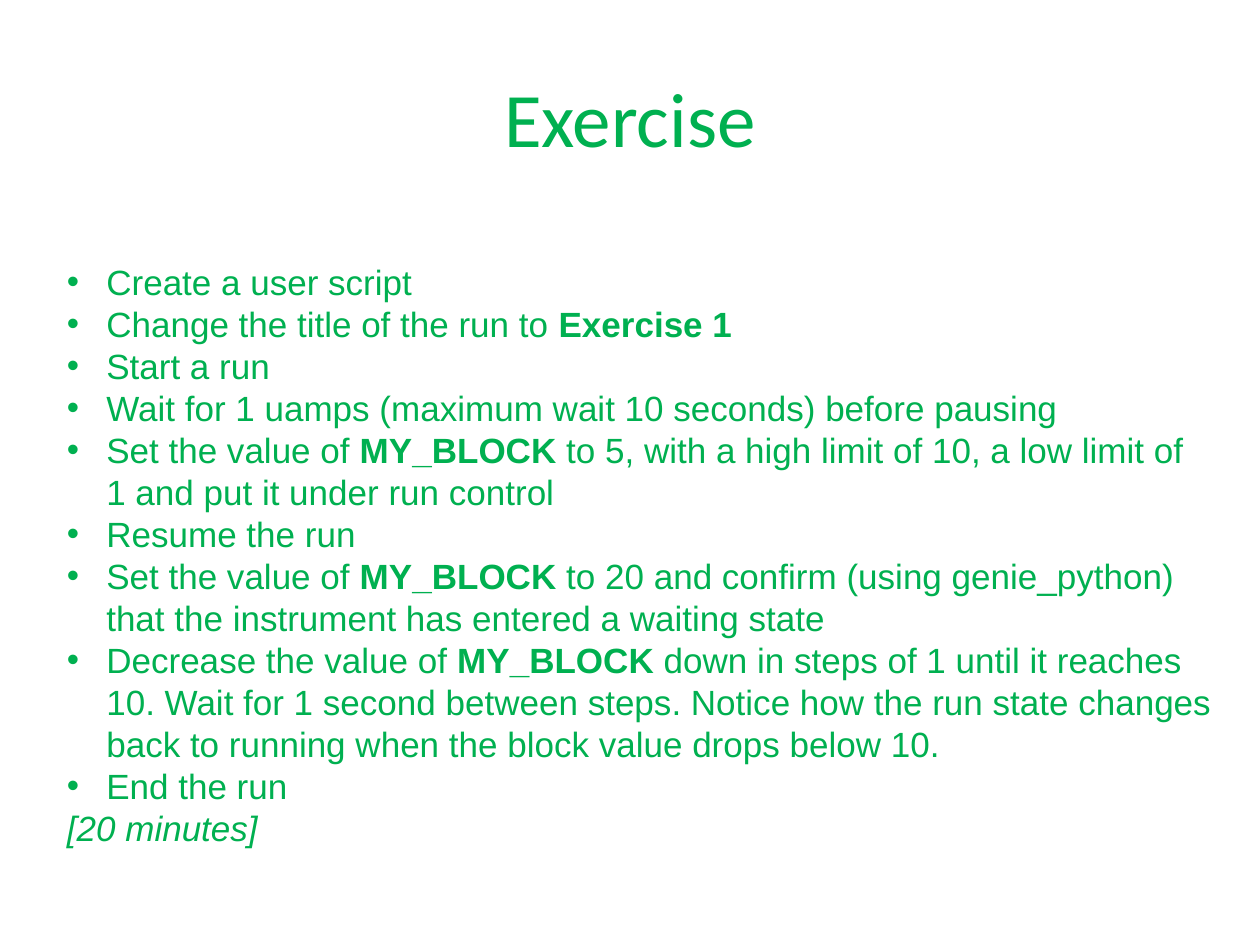
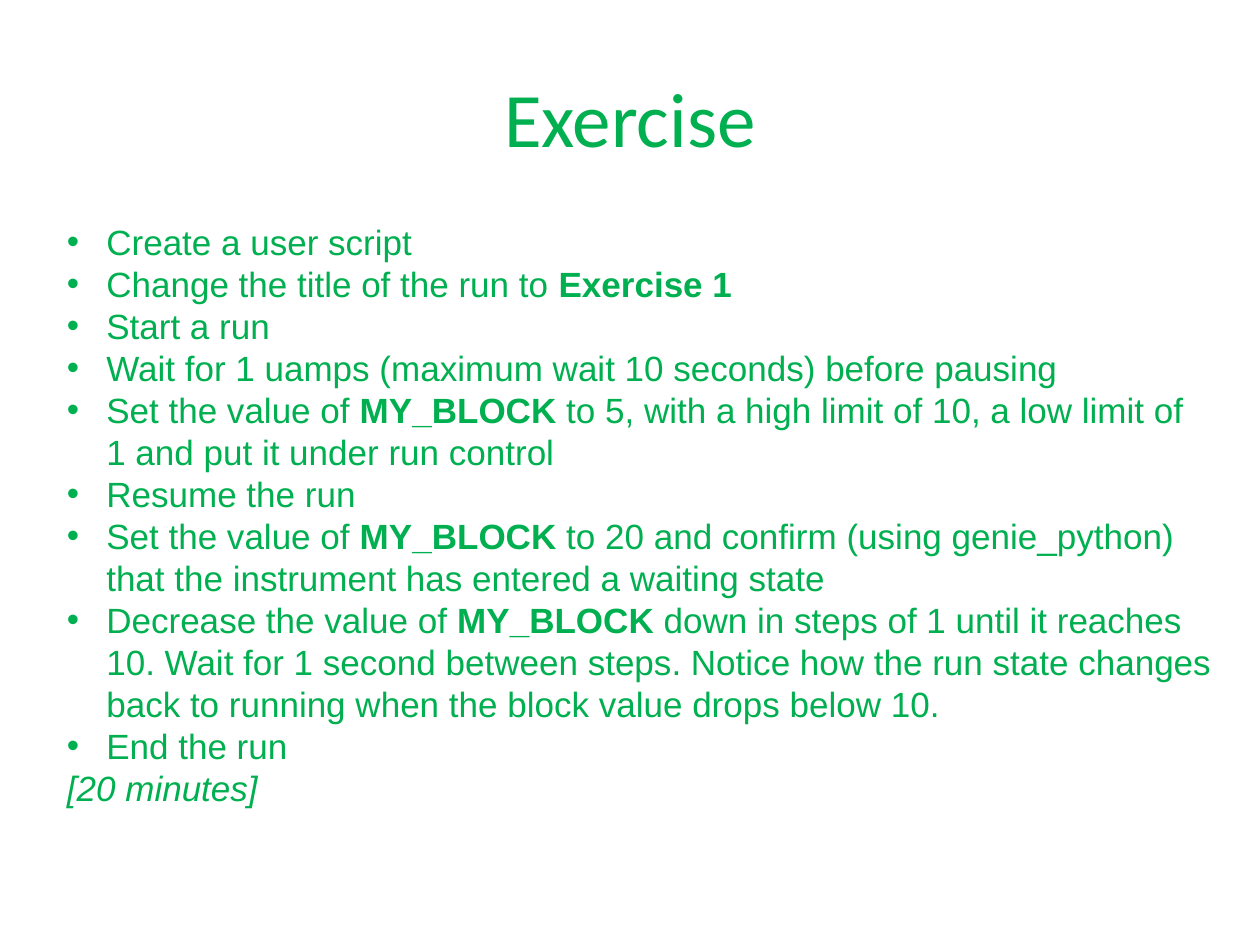
Before and after one commit to ISISComputingGroup/ibex_user_manual, a slide deck: slide 18 of genie_python_and_ibex/genie_python_and_ibex.pptx. Drawn at 1260x945 pixels with LibreOffice and Linux fonts; fonts in the diff are those of the drawing; background and template pictures are left out. Boxes give left, top, right and bottom in pixels: in the first picture for what was removed or moved away, otherwise in the second. Text is boxed around its words. In the diff, an @@ line names an element or a change of style, - is before the commit and + after.

Commit message:
Moved a slide

```diff
--- a/genie_python_and_ibex/genie_python_and_ibex.pptx
+++ b/genie_python_and_ibex/genie_python_and_ibex.pptx
@@ text "Create a user script" moved from (x1=67, y1=269, x2=1210, y2=848) to (x1=67, y1=229, x2=1210, y2=808) @@
```
